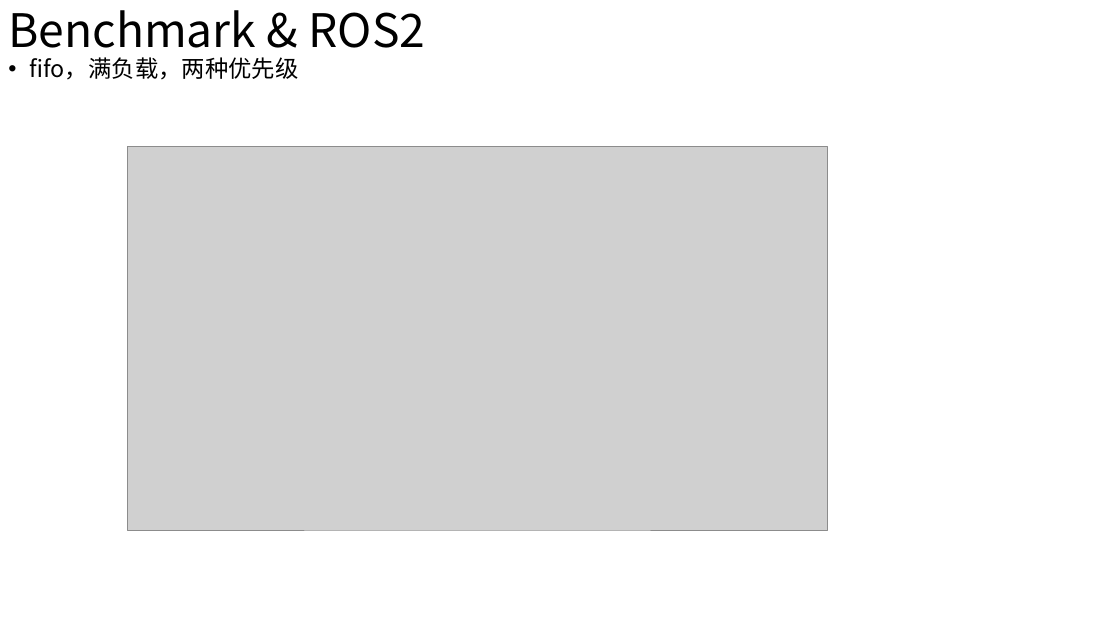
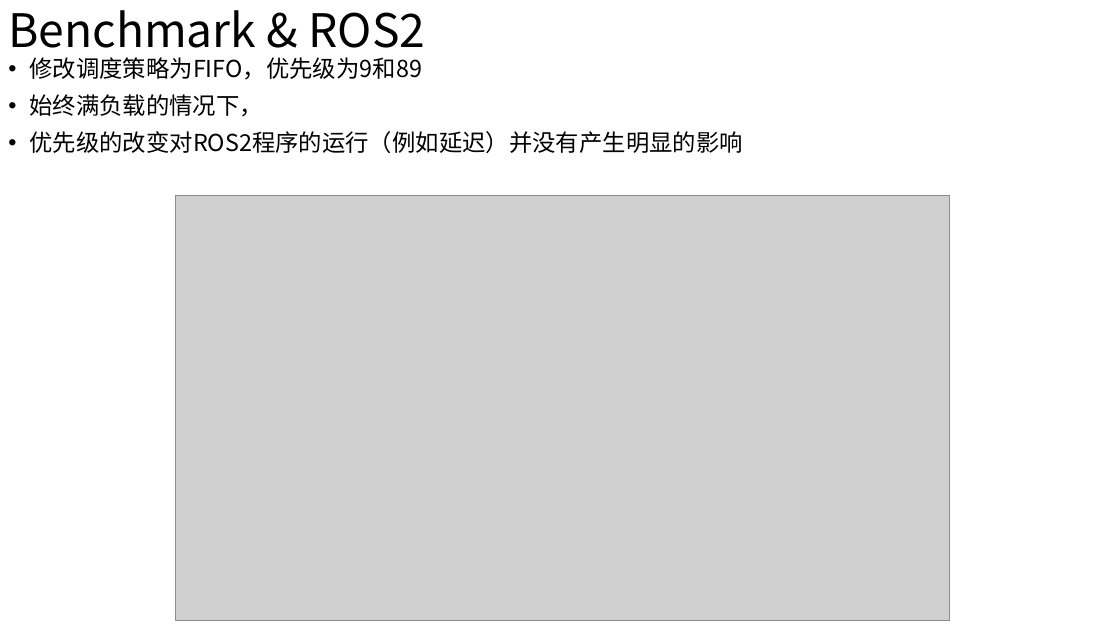
Before and after one commit to wsm6636/note, a slide deck: slide 4 of 06-ppt/discussion/0719.pptx (slide 5 before the commit). Drawn at 1120x630 pixels with LibreOffice and Linux fonts; fonts in the diff are those of the drawing; grey boxes stand for pictures. Boxes give left, top, right and bottom in pixels: in the first picture for what was removed or moved away, otherwise in the second. Text is boxed around its words. In the diff, an @@ line names an element or a change of style, - is before the commit and + after.

```diff
--- a/06-ppt/discussion/0719.pptx
+++ b/06-ppt/discussion/0719.pptx
@@ text at (29, 57, 743, 153): text changed @@
-• fifo，满负载，两种优先级
+• 修改调度策略为FIFO，优先级为9和89
+• 始终满负载的情况下，
+• 优先级的改变对ROS2程序的运行（例如延迟）并没有产生明显的影响
@@ picture: place and size @@
-picture at (127, 146, 827, 530)
+picture at (176, 196, 950, 621)
```
Also in this commit, not shown: 2 other slides changed.
